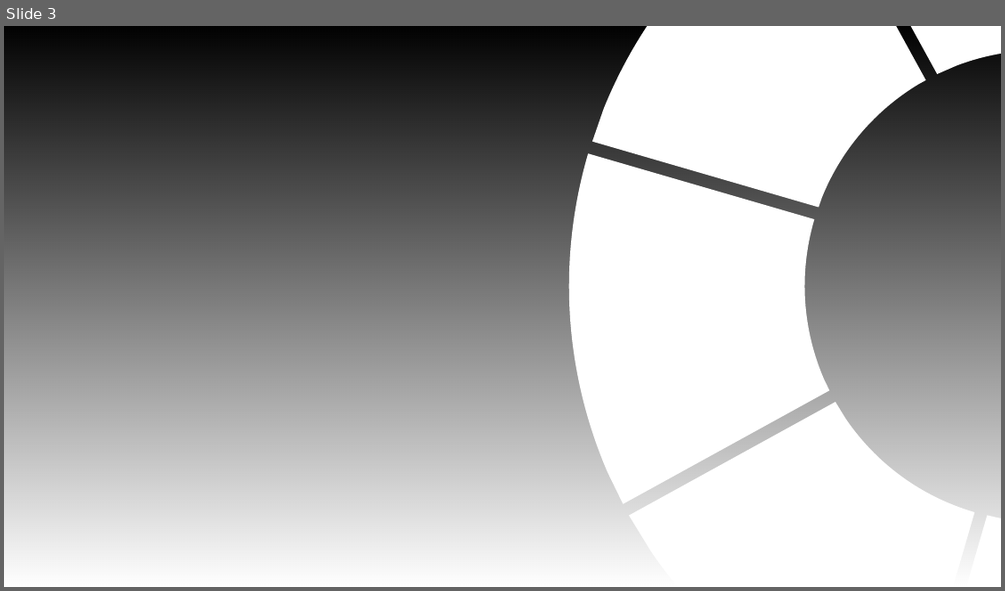
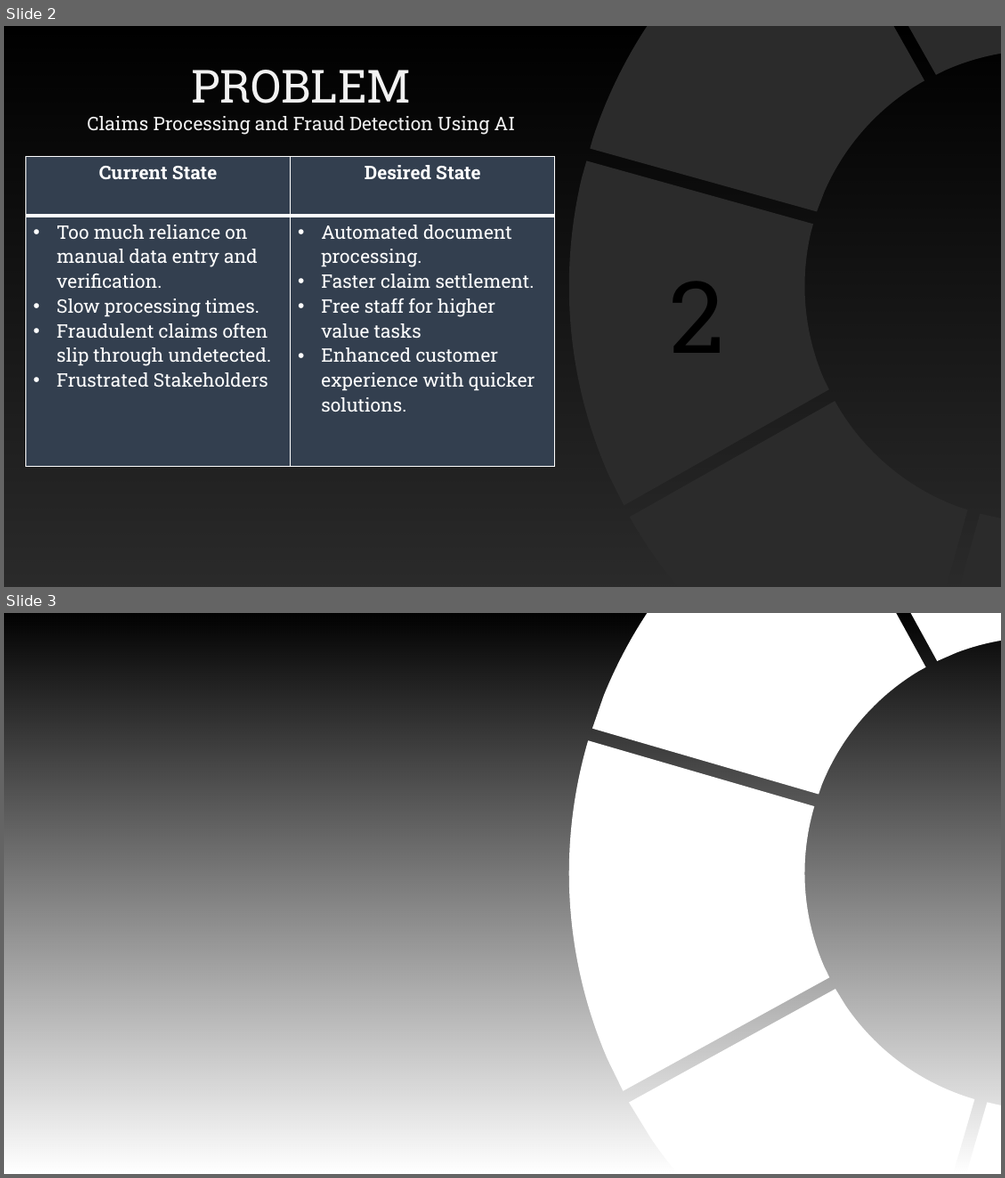
Before and after one commit to hacknovators-org/Presentation, a slide deck: Presentation1.pptx. Shown one above the other, each under a label of ours: slide 3 before the commit, slides 2 and 3 after it. The pictures are 1005x591 and 1005x1178 pixels, drawn with LibreOffice and Linux fonts; fonts in the diff are those of the drawing; background and template pictures are left out; a plain dark background stands for a picture behind light text. Boxes give left, top, right and bottom in pixels: in the first picture for what was removed or moved away, otherwise in the second. Text is boxed around its words. In the diff, an @@ line names an element or a change of style, - is before the commit and + after.

Commit message:
Added slide 2

```diff
--- a/Presentation1.pptx
+++ b/Presentation1.pptx
@@ slide 2 added at (4,26,1001,587), background picture (left out) @@
@@ rectangle added at (4,26,1001,587), fill gradient #000000 @@
@@ freeform shape added at (398,26,1001,587), fill #FFFFFF @@
@@ text added at (87,70,516,135), 18 pt, text #F2F2F2 @@
+PROBLEM
+Claims Processing and Fraud Detection Using AI
@@ table added at (25,157,555,467), 2 rows, 2 columns @@
+Current State | Desired State
+Too much reliance on manual data entry and verification. / Slow processing times. / Fraudulent claims often slip through undetected. / Frustrated Stakeholders | Automated document processing. / Faster claim settlement. / Free staff for higher value tasks / Enhanced customer experience with quicker solutions.
@@ text added at (669,281,724,353), 96 pt, text #000000 @@
+2
```
Also in this commit, not shown: 1 slide changed, 1 slide removed.
